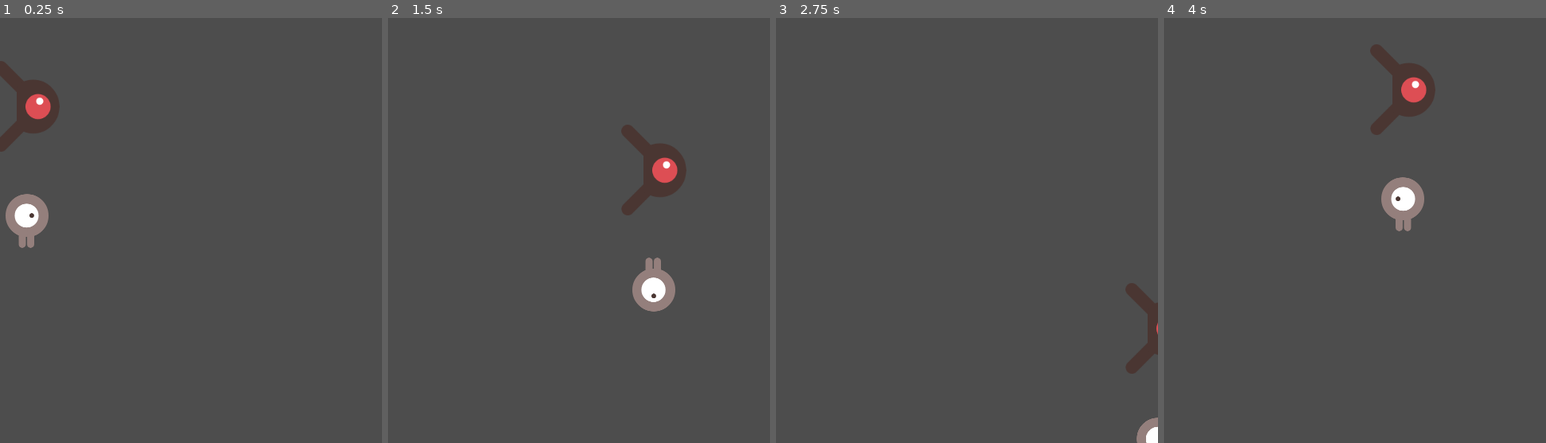
Above: before the commit, frames 1-4 (left to right).
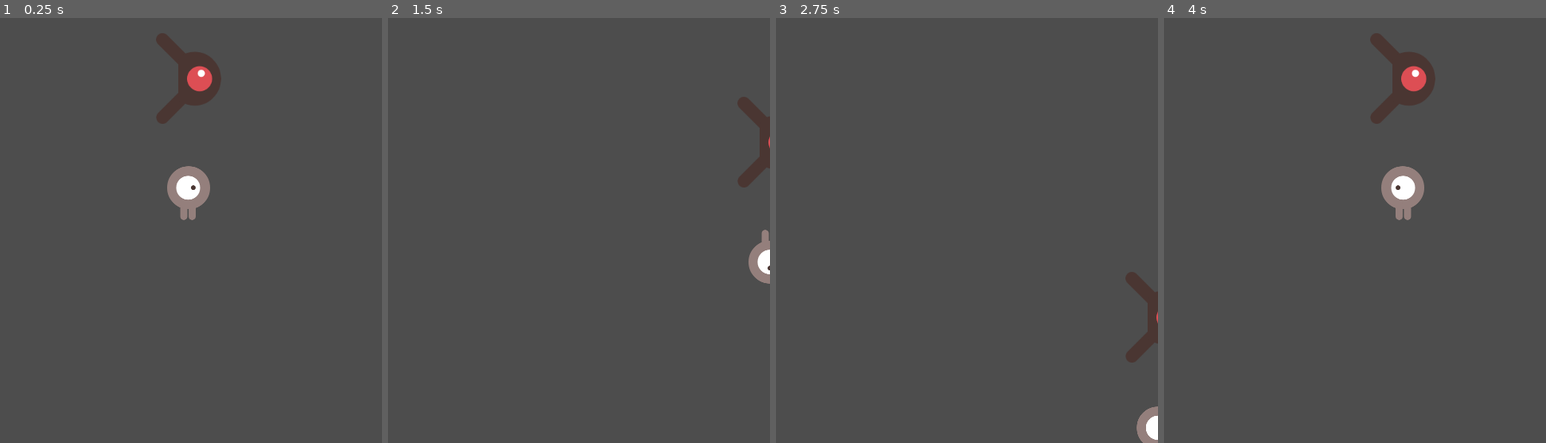
Above: after the commit, the same moments.

Repository: emeraldmoonx/First2DGame
Game: Godot game, scene res://Main.tscn
Same seed, same stepped clock (60 frames per second), same inputs: the game is played once before the commit and once after it.
Inputs:
- Up to frame 1 (0.25 s): no input
- Up to frame 2 (1.5 s): hold Right (move_right) 0.53-1.28 s; hold Down (move_down) from 1.28 s (still down)
- Up to frame 3 (2.75 s): release Down (move_down) at 2.03 s; hold Right (move_right) from 2.03 s (still down)
- Up to frame 4 (4 s): release Right (move_right) at 2.78 s; hold Up (move_up) 2.78-3.53 s; hold Left (move_left) from 3.53 s (still down)

The runs differ from the first frame. In frame 1, 5.1% of the frame differs, in the area x 0-58%, y 3-55%; in frame 2, 3.8%; in frame 3, 0.9%; in frame 4, 2.4%.

Commit message:
Revert "Update Main.tscn"
This reverts commit 6d4cd0763a75349201ad55f0c881d30e7d7fbe8c.

Diff:
--- a/Main.tscn
+++ b/Main.tscn
@@ -13,7 +13,7 @@
 script = ExtResource("1_dx3ln")
 
 [node name="Player" parent="." instance=ExtResource("2_ip164")]
-position = Vector2(34, 441)
+position = Vector2(237, 406)
 
 [node name="MobTimer" type="Timer" parent="."]
 wait_time = 0.5
